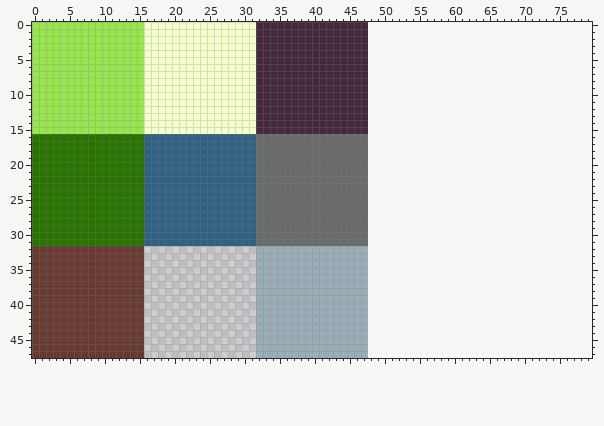
Edited in one commit: pixel-art file (scenes/world/maps/tiles/8x8new.aseprite). That is the earlier state.
48x48 pixels, 1 frame. The old version is drawn lined up with the new one, on the new canvas.
Now the later version:
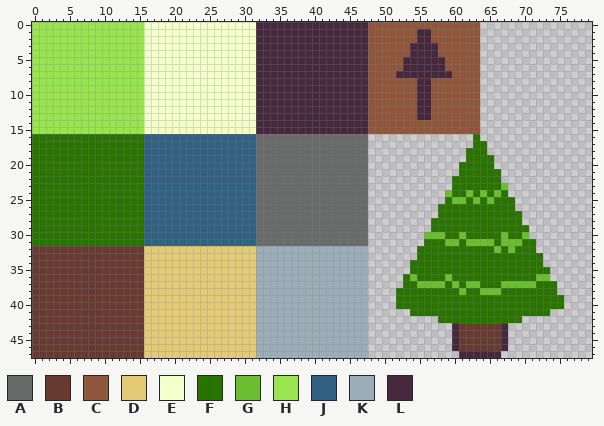
Palette (. is transparent): A #696a6a  B #663931  C #8f563b  D #e2ca76  E #f5ffcb  F #297300  G #6abe30  H #99e550  J #306082  K #9badb7  L #45283c
What changed:
canvas 48x48 -> 80x48
Changed rows in their new state; - is an unchanged pixel.
first column x 16:
 0 --------------------------------CCCCCCCCCCCCCCCC------------
 1 --------------------------------CCCCCCCLLCCCCCCC------------
 2 --------------------------------CCCCCCCLLCCCCCCC------------
 3 --------------------------------CCCCCCLLLLCCCCCC------------
 4 --------------------------------CCCCCCLLLLCCCCCC------------
 5 --------------------------------CCCCCLLLLLLCCCCC------------
 6 --------------------------------CCCCCLLLLLLCCCCC------------
 7 --------------------------------CCCCLLLLLLLLCCCC------------
 8 --------------------------------CCCCCCCLLCCCCCCC------------
 9 --------------------------------CCCCCCCLLCCCCCCC------------
10 --------------------------------CCCCCCCLLCCCCCCC------------
11 --------------------------------CCCCCCCLLCCCCCCC------------
12 --------------------------------CCCCCCCLLCCCCCCC------------
13 --------------------------------CCCCCCCLLCCCCCCC------------
14 --------------------------------CCCCCCCCCCCCCCCC------------
15 --------------------------------CCCCCCCCCCCCCCCC------------
16 -----------------------------------------------F------------
17 -----------------------------------------------FF-----------
18 ----------------------------------------------FFF-----------
19 ----------------------------------------------FFFF----------
20 ---------------------------------------------FFFFF----------
21 ---------------------------------------------FFFFFF---------
22 --------------------------------------------FFFFFFF---------
23 --------------------------------------------FFFFFFFG--------
24 -------------------------------------------GFFGFGFGF--------
25 -------------------------------------------FGGFGFGFFF-------
26 ------------------------------------------FFFFFFFFFFF-------
27 ------------------------------------------FFFFFFFFFFFF------
28 -----------------------------------------FFFFFFFFFFFFF------
29 -----------------------------------------FFFFFFFFFFFFFF-----
30 ----------------------------------------GGGFFGFFFFFGFFG-----
31 ----------------------------------------FFFGGFGGGGFGGGFF----
32 DDDDDDDDDDDDDDDD-----------------------FFFFFFFFFFFGFGFFF----
33 DDDDDDDDDDDDDDDD-----------------------FFFFFFFFFFFFFFFFFF---
34 DDDDDDDDDDDDDDDD----------------------FFFFFFFFFFFFFFFFFFF---
35 DDDDDDDDDDDDDDDD----------------------FFFFFFFFFFFFFFFFFFFF--
36 DDDDDDDDDDDDDDDD---------------------FGFFFFGFFFFFFFFFFFFGG--
37 DDDDDDDDDDDDDDDD---------------------FFGGGGFGFGGFFFGGGGGFFF-
38 DDDDDDDDDDDDDDDD--------------------FFFFFFFFFGFFGGGFFFFFFFF-
39 DDDDDDDDDDDDDDDD--------------------FFFFFFFFFFFFFFFFFFFFFFFF
40 DDDDDDDDDDDDDDDD--------------------FFFFFFFFFFFFFFFFFFFFFFFF
41 DDDDDDDDDDDDDDDD----------------------FFFFFFFFFFFFFFFFFFFF--
42 DDDDDDDDDDDDDDDD--------------------------FFFFFFFFFFFF------
43 DDDDDDDDDDDDDDDD----------------------------LBBBBBBL--------
44 DDDDDDDDDDDDDDDD----------------------------LBBBBBBL--------
45 DDDDDDDDDDDDDDDD----------------------------LBBBBBBL--------
46 DDDDDDDDDDDDDDDD----------------------------LBBBBBBL--------
47 DDDDDDDDDDDDDDDD-----------------------------LLLLLL---------
Boxes around the changes in both pictures, in picture pixels (x1, y1, x2, y2):
added: (368, 22, 564, 358)
added: (144, 246, 256, 358)
